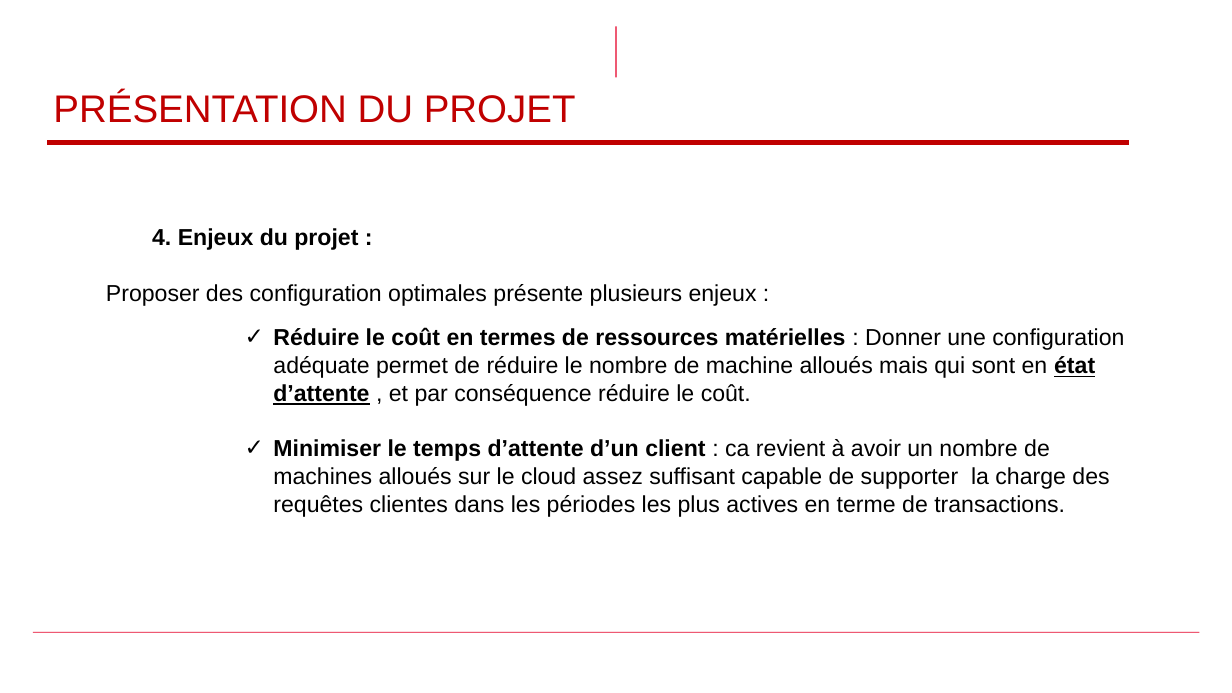
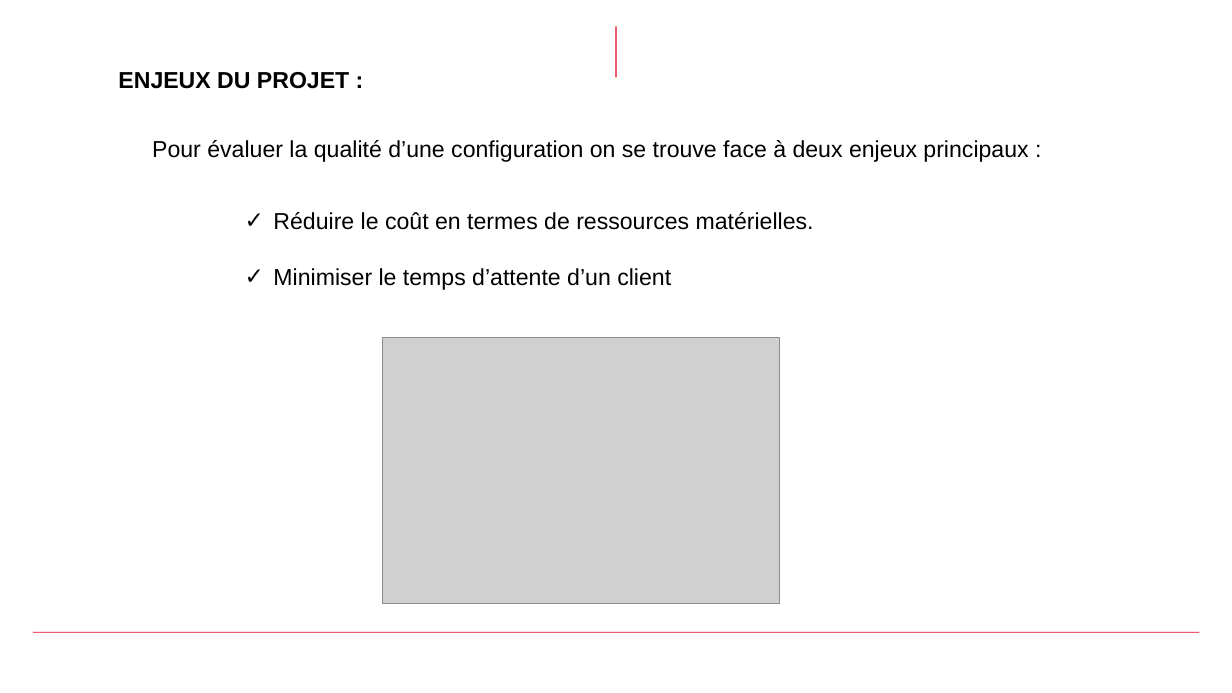
Before and after one commit to zwdOr20/PFE, a slide deck: slide 13 of first_presentation_1.1.pptx (slide 10 before the commit). Drawn at 1232x693 pixels with LibreOffice and Linux fonts; fonts in the diff are those of the drawing; grey boxes stand for pictures; background and template pictures are left out. Boxes give left, top, right and bottom in pixels: in the first picture for what was removed or moved away, otherwise in the second. Text is boxed around its words. In the diff, an @@ line names an element or a change of style, - is before the commit and + after.

```diff
--- a/first_presentation_1.1.pptx
+++ b/first_presentation_1.1.pptx
@@ title at [118, 72, 349, 89]: text changed; size 30 to 18 pt; text colour #C00000 to #000000; bold on @@
-PRÉSENTATION DU PROJET
+ENJEUX DU PROJET :
@@ line removed from (47, 142) to (1129, 142) @@
@@ text at [152, 140, 1028, 290]: text changed @@
-  4. Enjeux du projet :
-Proposer des configuration optimales présente plusieurs enjeux :
-      ✓ Réduire le coût en termes de ressources matérielles : Donner une configuration adéquate permet de réduire le nombre de machine alloués mais qui sont en état d’attente , et par conséquence réduire le coût.
-      ✓ Minimiser le temps d’attente d’un client : ca revient à avoir un nombre de machines alloués sur le cloud assez suffisant capable de supporter la charge des requêtes clientes dans les périodes les plus actives en terme de transactions.
+  Pour évaluer la qualité d’une configuration on se trouve face à deux enjeux principaux :
+      ✓ Réduire le coût en termes de ressources matérielles.
+      ✓ Minimiser le temps d’attente d’un client
@@ picture added at [383, 337, 779, 604] @@
```
Also in this commit, not shown: 7 other slides changed, 8 slides added, 4 slides removed, 15 other files.
